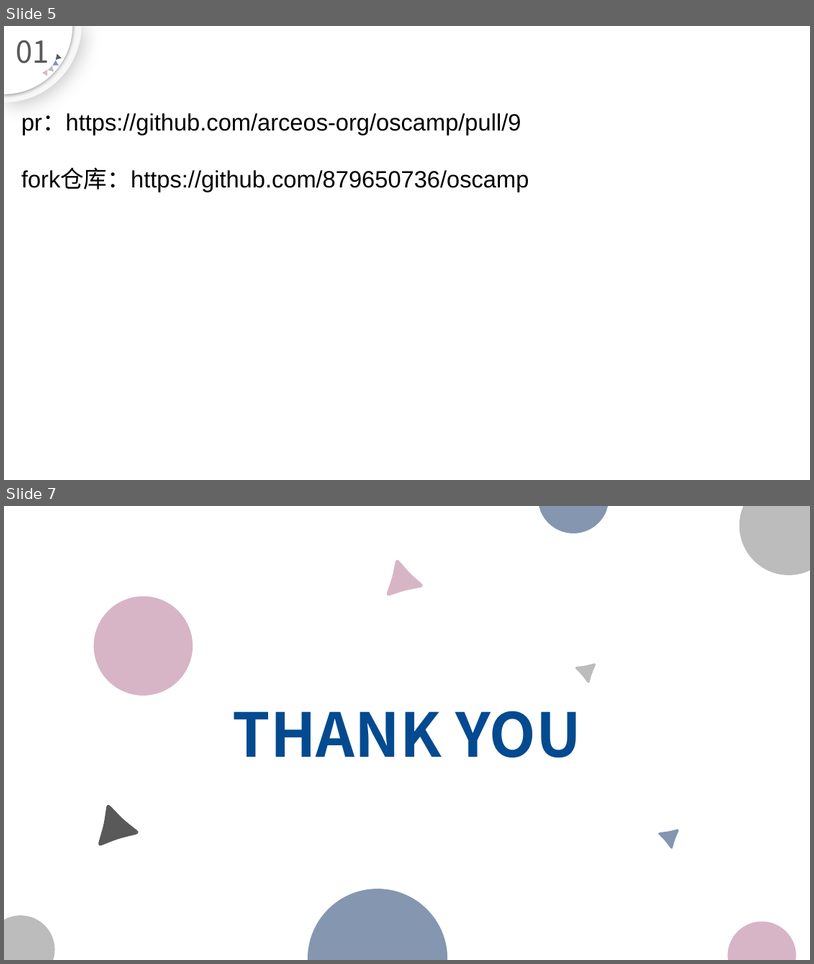
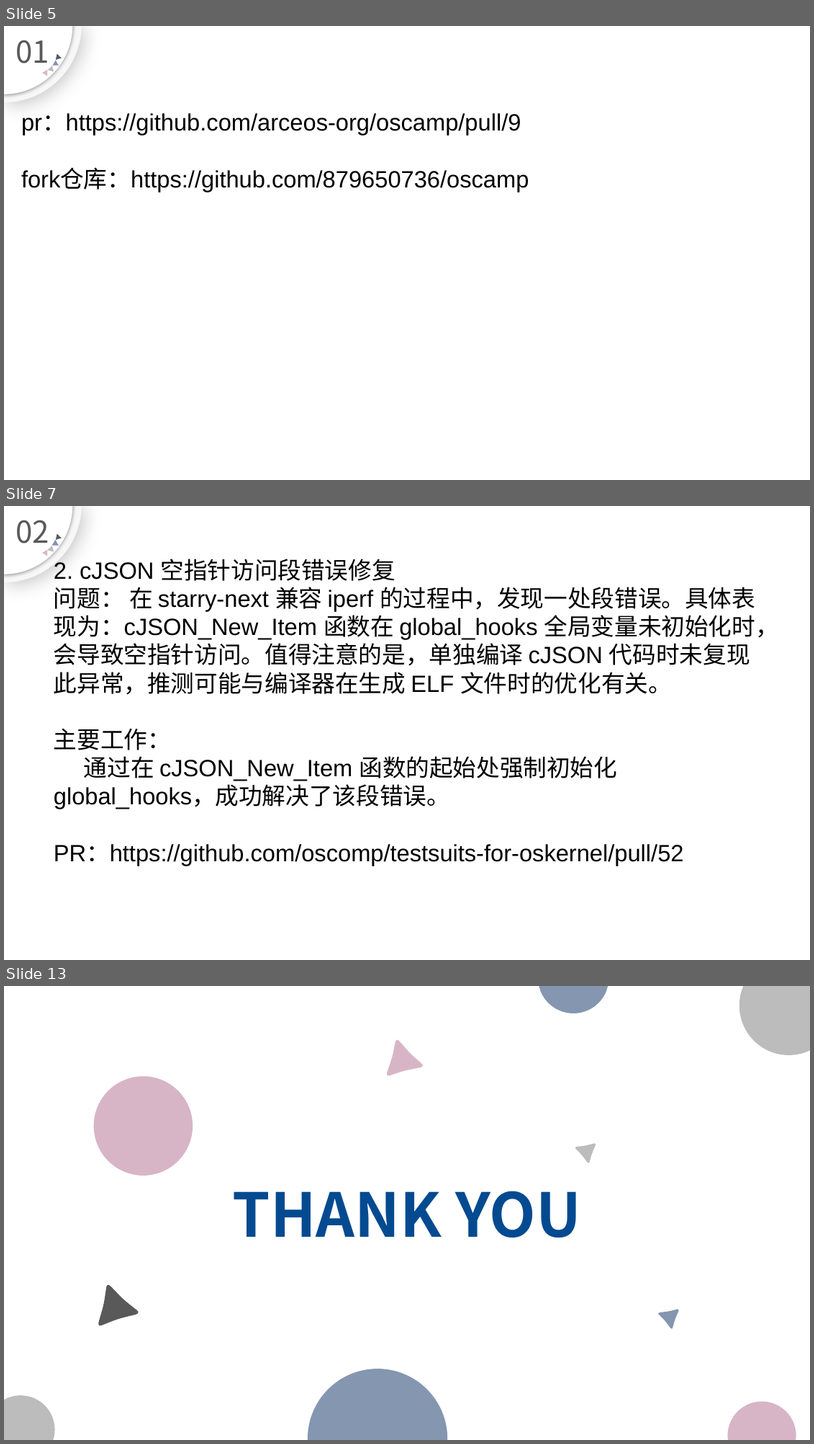
Before and after one commit to 879650736/oscamp-stage4-summary, a slide deck: stage4.pptx. Shown one above the other, each under a label of ours: slides 5 and 7 before the commit, slides 5, 7 and 13 after it; the slides between them are not shown. The pictures are 814x964 and 814x1444 pixels, drawn with LibreOffice and Linux fonts; fonts in the diff are those of the drawing. Boxes give left, top, right and bottom in pixels: in the first picture for what was removed or moved away, otherwise in the second. Text is boxed around its words. In the diff, an @@ line names an element or a change of style, - is before the commit and + after.

Commit message:
更新 stage4.pptx 文件

```diff
--- a/stage4.pptx
+++ b/stage4.pptx
@@ slide 7 added at [4,506,810,960], background #FFFFFF; not listed: 6 template elements that a slide beside it also shows @@
@@ text added at [16,520,49,551], 36 pt, text #595959 @@
+02
@@ freeform shape added at [48,546,56,554], fill #BCBCBC @@
@@ freeform shape added at [52,540,60,548], fill #8496B0 @@
@@ text added at [54,559,779,865], 28 pt, text #000000 @@
+2. cJSON 空指针访问段错误修复
+问题： 在 starry-next 兼容 iperf 的过程中，发现一处段错误。具体表现为：cJSON_New_Item 函数在 global_hooks 全局变量未初始化时，会导致空指针访问。值得注意的是，单独编译 cJSON 代码时未复现此异常，推测可能与编译器在生成 ELF 文件时的优化有关。
+主要工作：
+通过在 cJSON_New_Item 函数的起始处强制初始化 global_hooks，成功解决了该段错误。
+PR：https://github.com/oscomp/testsuits-for-oskernel/pull/52
@@ what was slide 7 is now slide 13 @@
```
Also in this commit, not shown: 2 slides changed, 5 other slides added.
